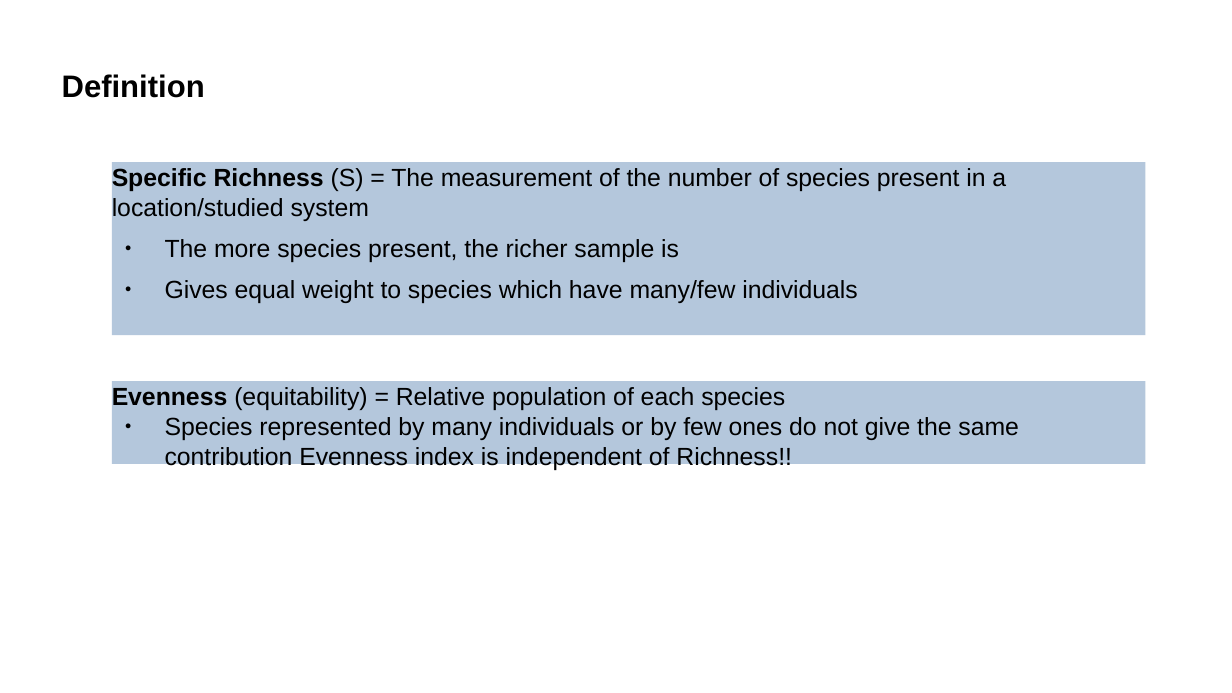
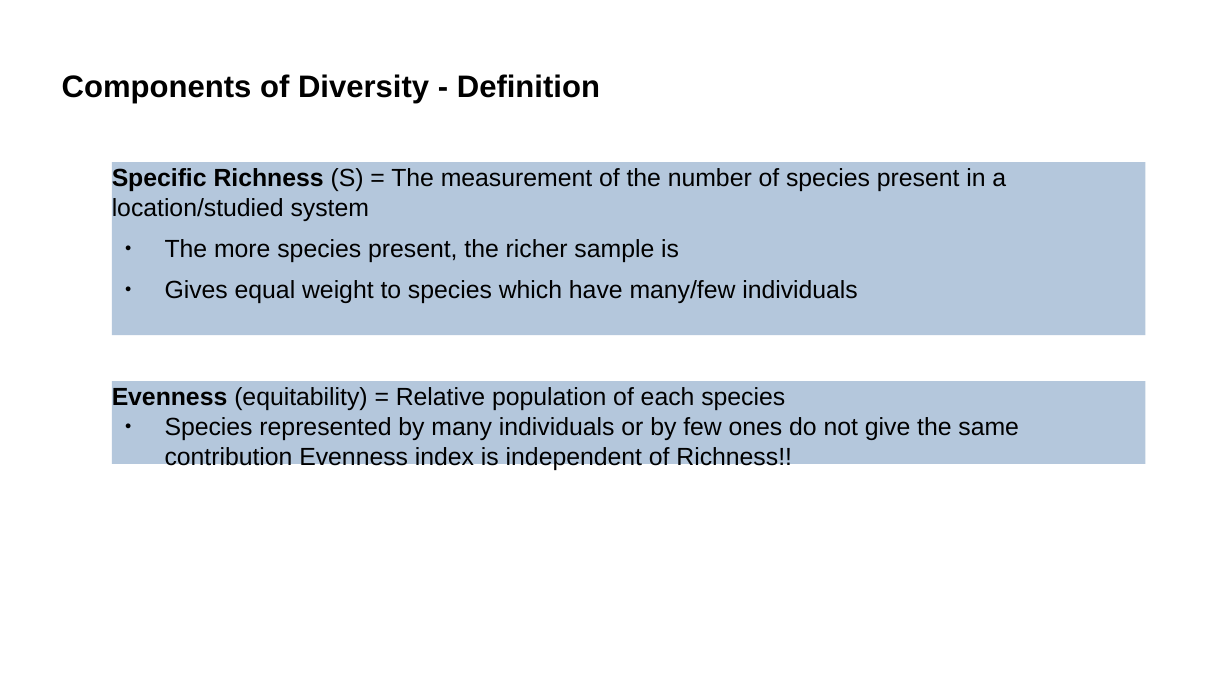
Before and after one commit to vincentmanz/Metagenomics_2024, a slide deck: slide 8 of Day_2/diversity indices.odp. Drawn at 1232x693 pixels with LibreOffice and Linux fonts; fonts in the diff are those of the drawing. Boxes give left, top, right and bottom in pixels: in the first picture for what was removed or moved away, otherwise in the second. Text is boxed around its words. In the diff, an @@ line names an element or a change of style, - is before the commit and + after.

```diff
--- a/Day_2/diversity indices.odp
+++ b/Day_2/diversity indices.odp
@@ title at box(62, 74, 600, 104): text changed @@
-Definition
+Components of Diversity - Definition
```
Also in this commit, not shown: 8 other slides changed, 18 slides added, 7 slides removed, 1 other file.
